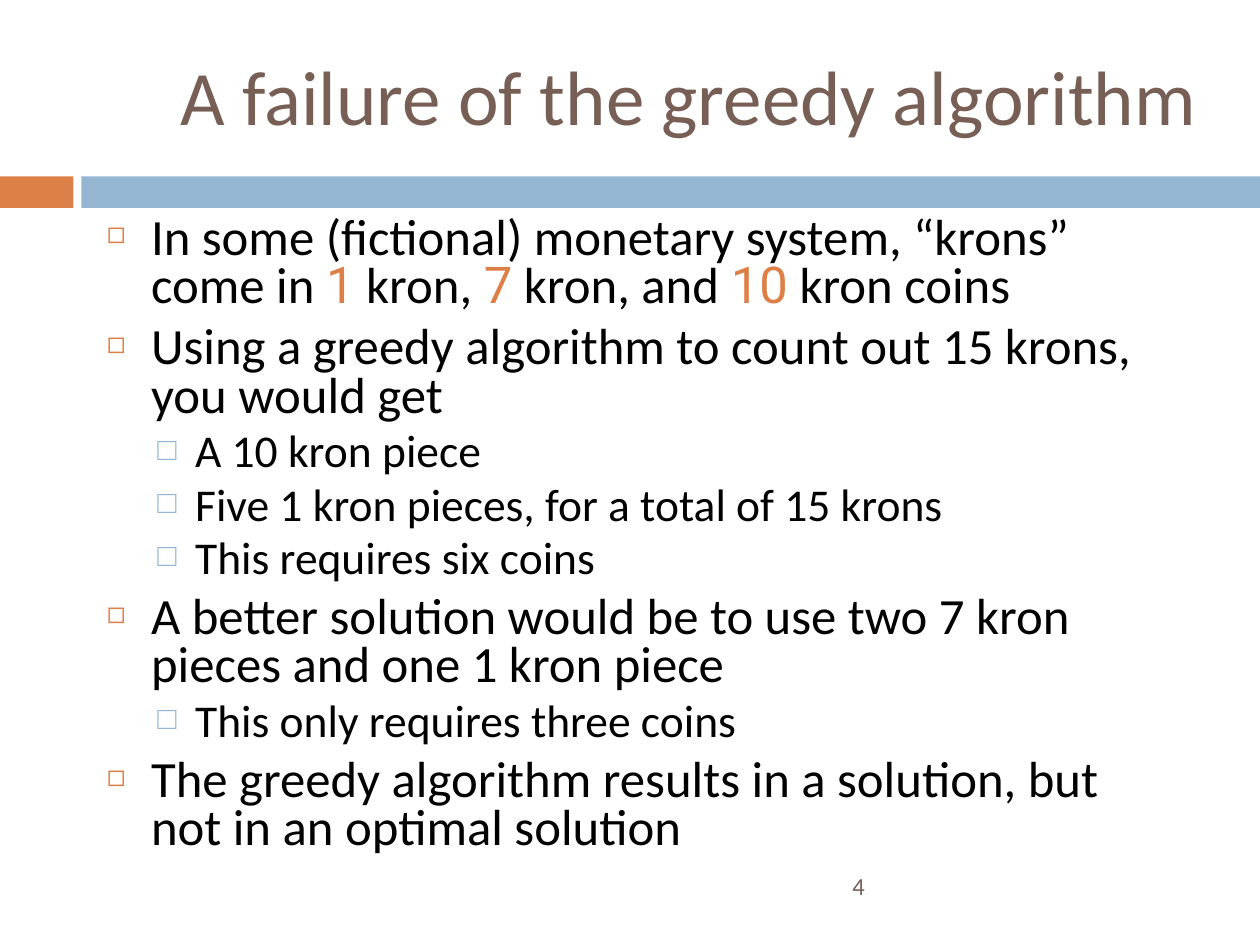
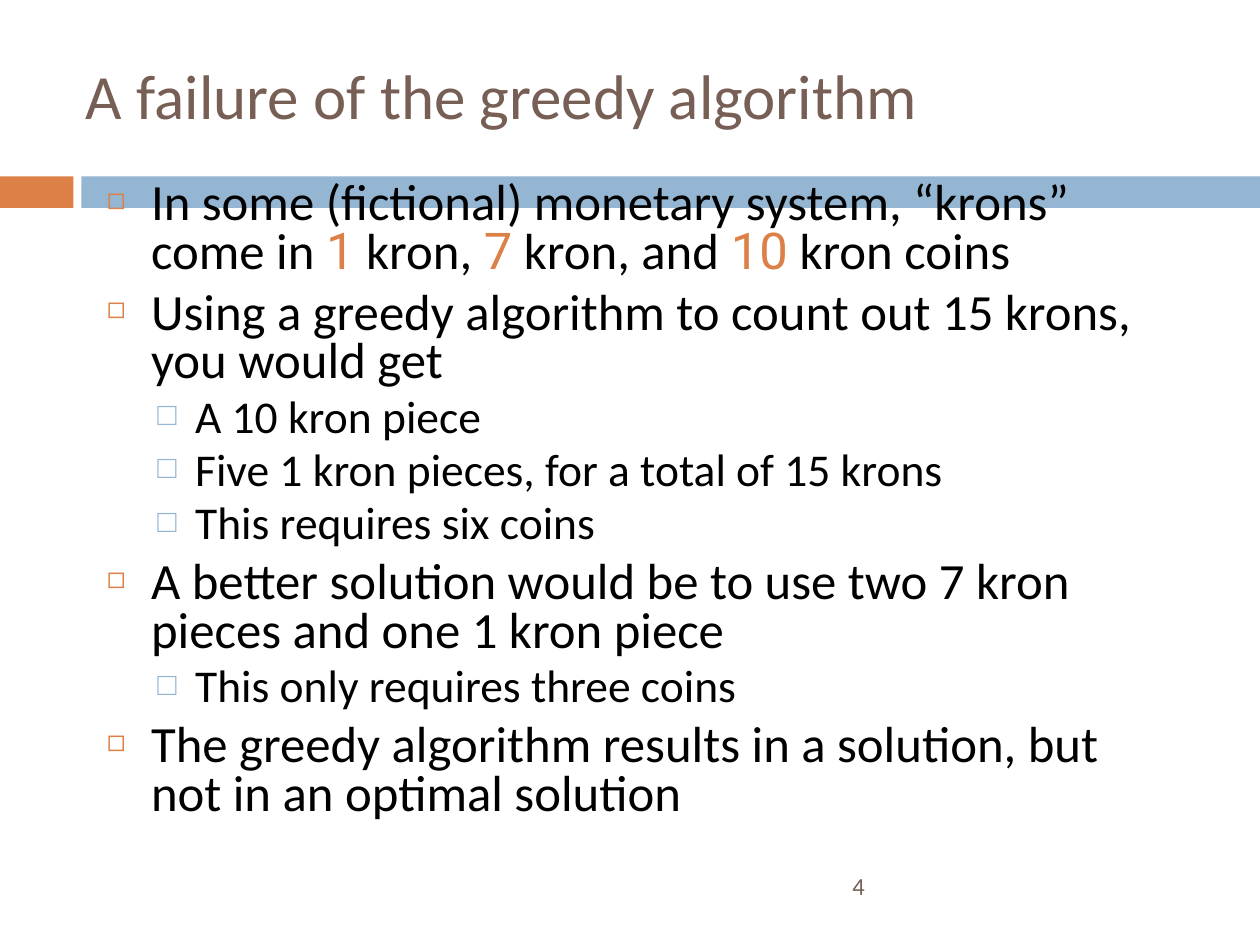
Before and after one commit to sundyCoder/CSK, a slide deck: slide 4 of 3@CSDS/PPT/3@gredy_algorithm.pptx. Drawn at 1260x945 pixels with LibreOffice and Linux fonts; fonts in the diff are those of the drawing. Boxes give left, top, right and bottom in pixels: in the first picture for what was removed or moved away, otherwise in the second. Text is boxed around its words. In the diff, an @@ line names an element or a change of style, - is before the commit and + after.

```diff
--- a/3@CSDS/PPT/3@gredy_algorithm.pptx
+++ b/3@CSDS/PPT/3@gredy_algorithm.pptx
@@ title "A failure of the greedy ..." moved from (x1=180, y1=71, x2=1196, y2=138) to (x1=86, y1=75, x2=917, y2=130) @@
@@ title "A failure of the greedy ..." at (x1=86, y1=75, x2=917, y2=130): size 44 to 36 pt @@
@@ text "In some (fictional) monetary system, ..." moved from (x1=151, y1=218, x2=1131, y2=854) to (x1=151, y1=183, x2=1131, y2=820) @@
```
Also in this commit, not shown: 3 other slides changed.
